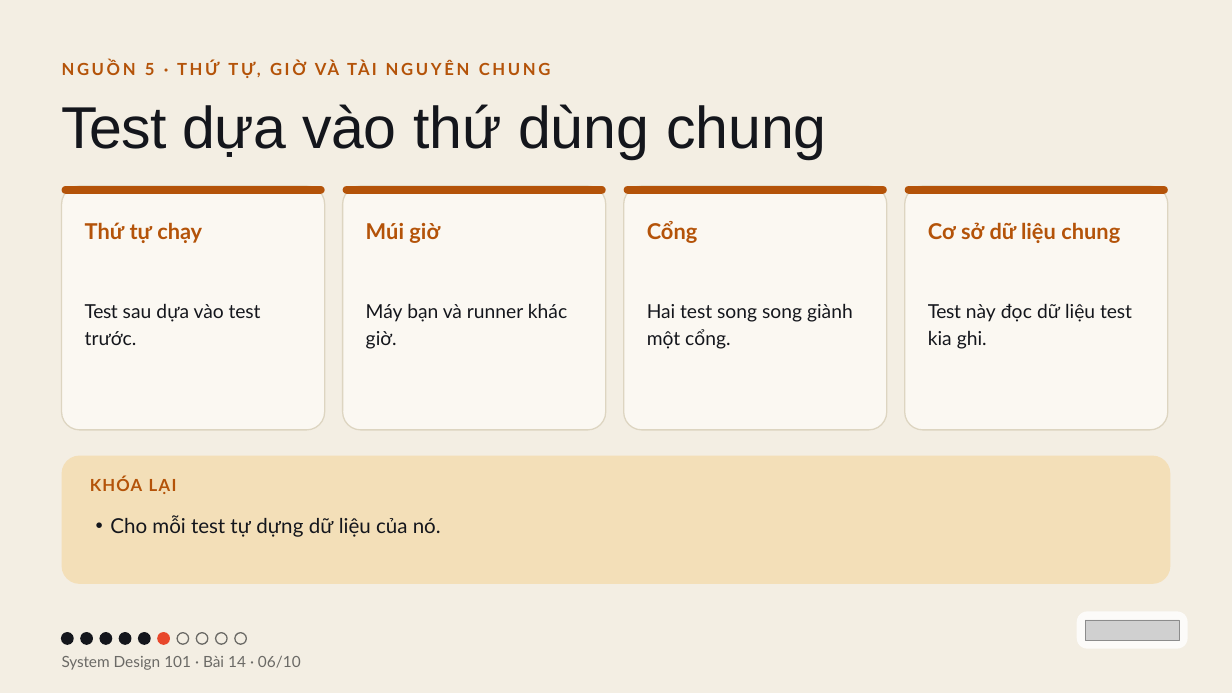
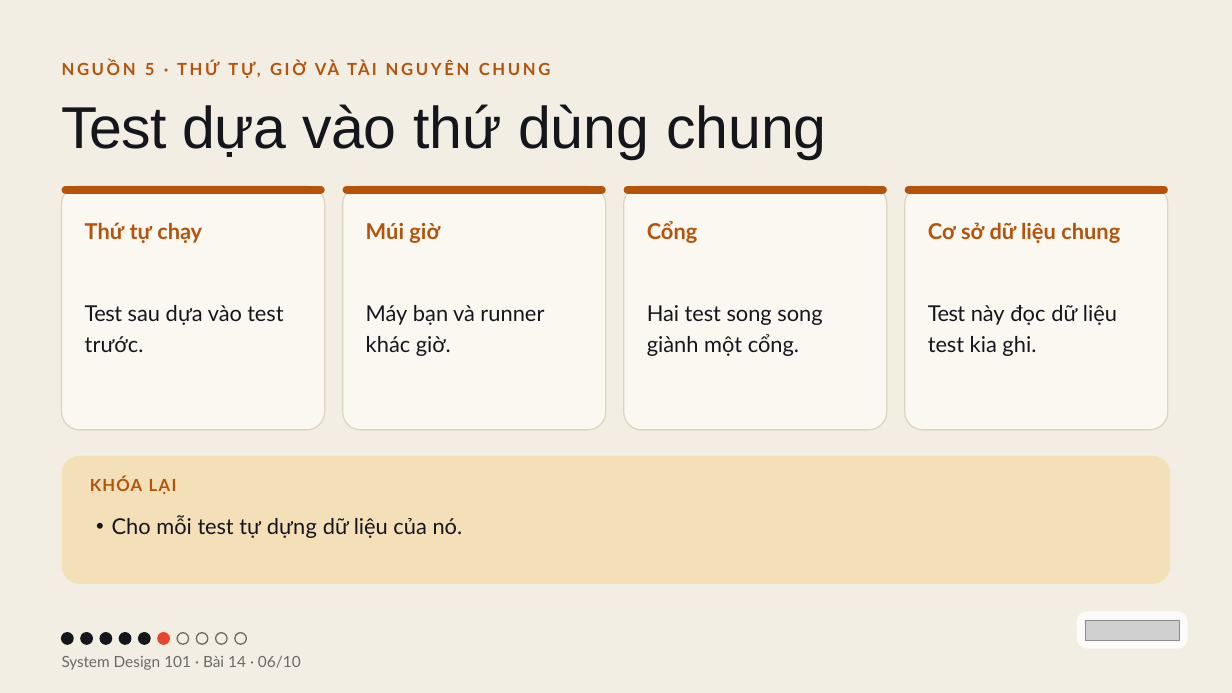
Before and after one commit to vohoailinh90/tool-marketing-studio, a slide deck: slide 6 of system-design-101/vi/lessons/sd-13-014/slides/sd-13-014.pptx. Drawn at 1232x693 pixels with LibreOffice and Linux fonts; fonts in the diff are those of the drawing; grey boxes stand for pictures. Boxes give left, top, right and bottom in pixels: in the first picture for what was removed or moved away, otherwise in the second. Text is boxed around its words. In the diff, an @@ line names an element or a change of style, - is before the commit and + after.

```diff
--- a/system-design-101/vi/lessons/sd-13-014/slides/sd-13-014.pptx
+++ b/system-design-101/vi/lessons/sd-13-014/slides/sd-13-014.pptx
@@ text "Test sau dựa vào test ..." at box(85, 305, 283, 352): size 22.5 to 25.5 pt; letter spacing -0.6 to -0.7 pt in "Test"; line spacing 31.5pt to 35.7pt @@
@@ text "Máy bạn và runner khác ..." at box(366, 305, 544, 356): size 22.5 to 25.5 pt; line spacing 31.5pt to 35.7pt @@
@@ text "Hai test song song giành ..." at box(647, 305, 822, 356): size 22.5 to 25.5 pt; letter spacing -0.1 to 0 pt in "Hai"; letter spacing 0 to -0.1 pt in "song song một"; line spacing 31.5pt to 35.7pt @@
@@ text "Test này đọc dữ liệu ..." at box(928, 305, 1117, 356): size 22.5 to 25.5 pt; letter spacing -0.6 to -0.7 pt in "Test"; line spacing 31.5pt to 35.7pt @@
@@ text "Cho mỗi test tự dựng ..." at box(112, 515, 463, 538): size 24 to 25.5 pt; indent changed; line spacing 33.6pt to 35.7pt @@
```
Also in this commit, not shown: 5 other slides changed, 4 other files.
